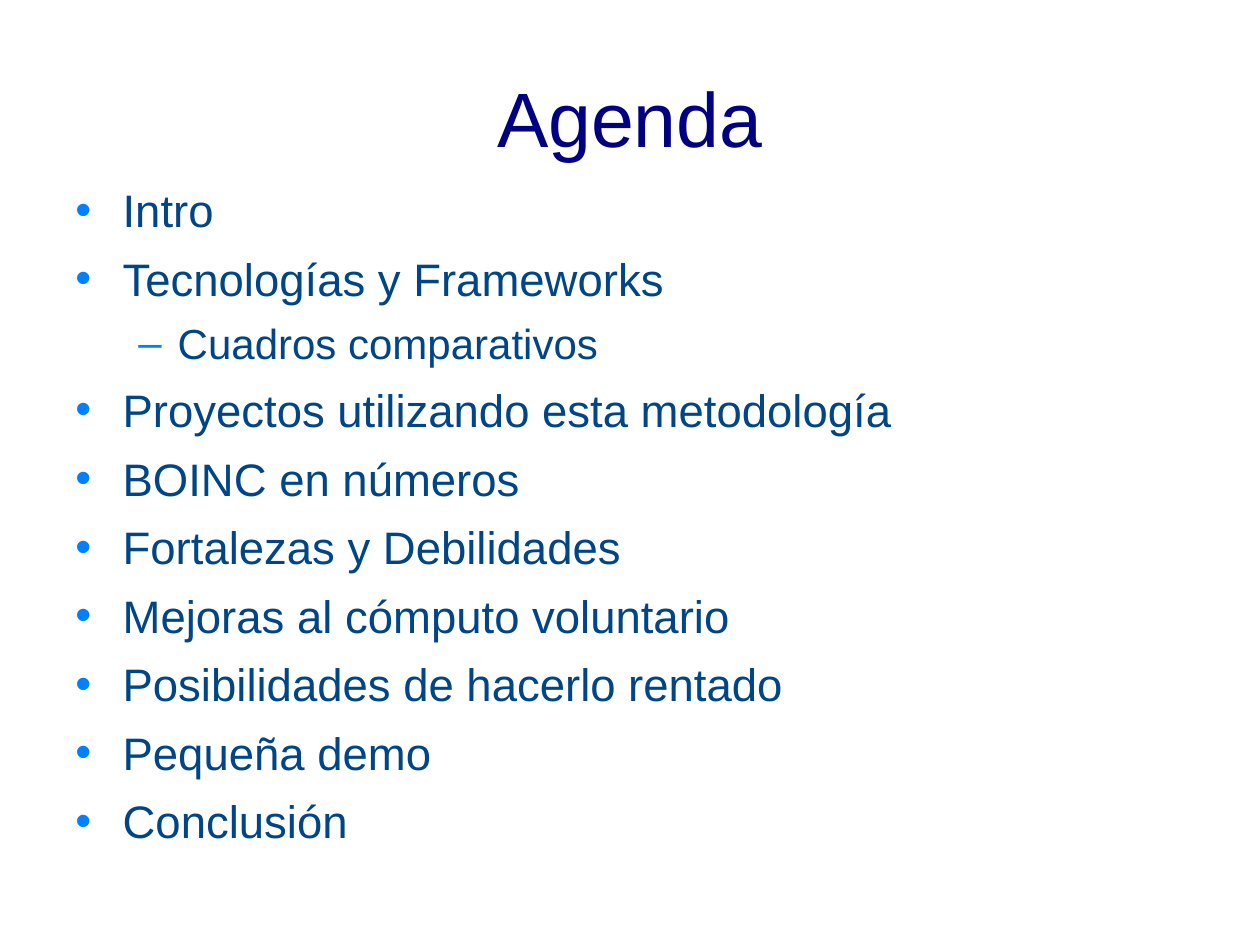
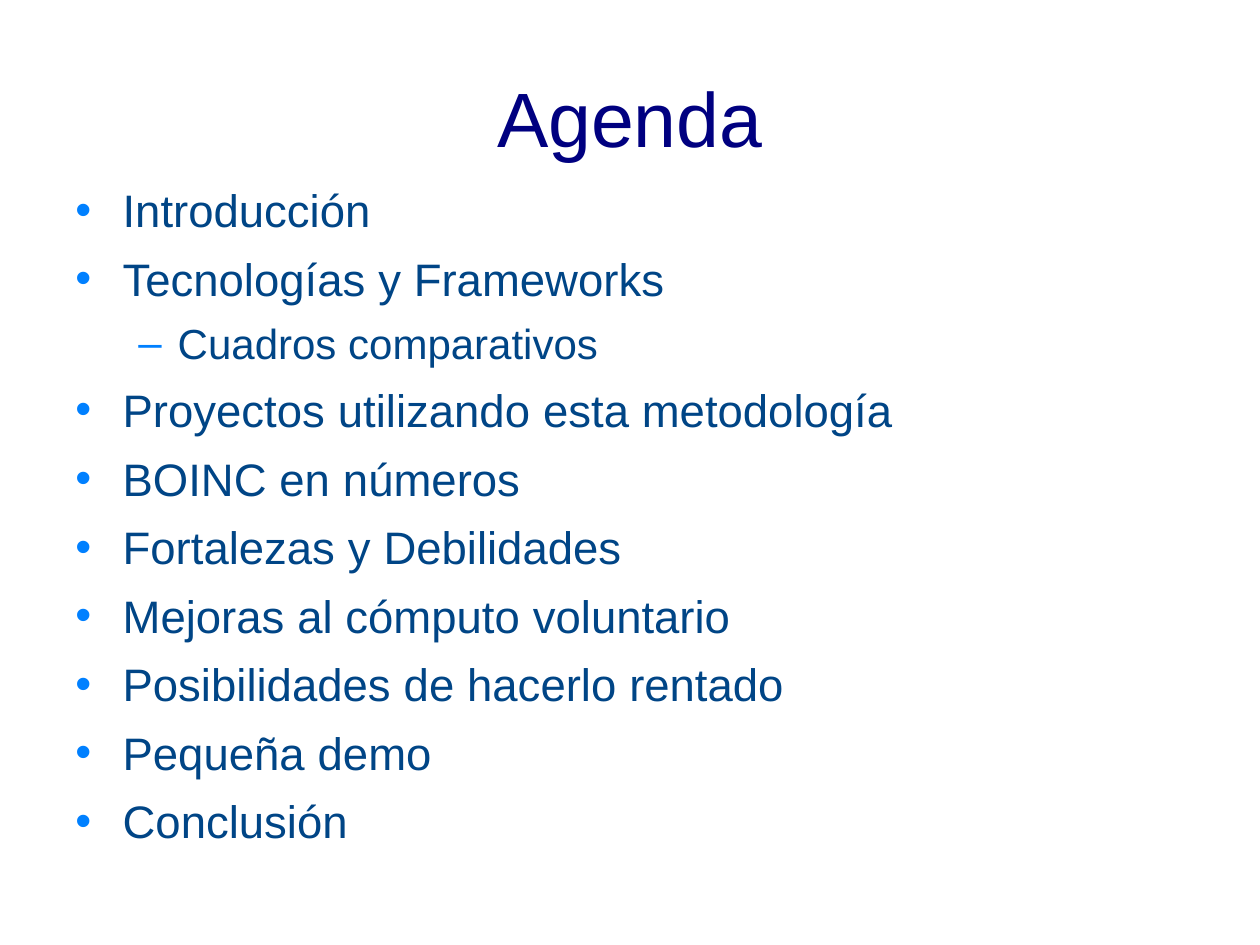
Before and after one commit to DesignJuggler/fasdkfjhasdlkjfhasldkjhfalsjdfasdf, a slide deck: slide 2 of TFI_Jorge_Sanchez_Presentacion.odp. Drawn at 1260x945 pixels with LibreOffice and Linux fonts; fonts in the diff are those of the drawing; background and template pictures are left out. Boxes give left, top, right and bottom in pixels: in the first picture for what was removed or moved away, otherwise in the second. Text is boxed around its words. In the diff, an @@ line names an element or a change of style, - is before the commit and + after.

```diff
--- a/TFI_Jorge_Sanchez_Presentacion.odp
+++ b/TFI_Jorge_Sanchez_Presentacion.odp
@@ text at bbox=[123, 193, 371, 228]: text changed @@
-• Intro
+• Introducción
```
Also in this commit, not shown: 4 slides added, 3 slides removed.
